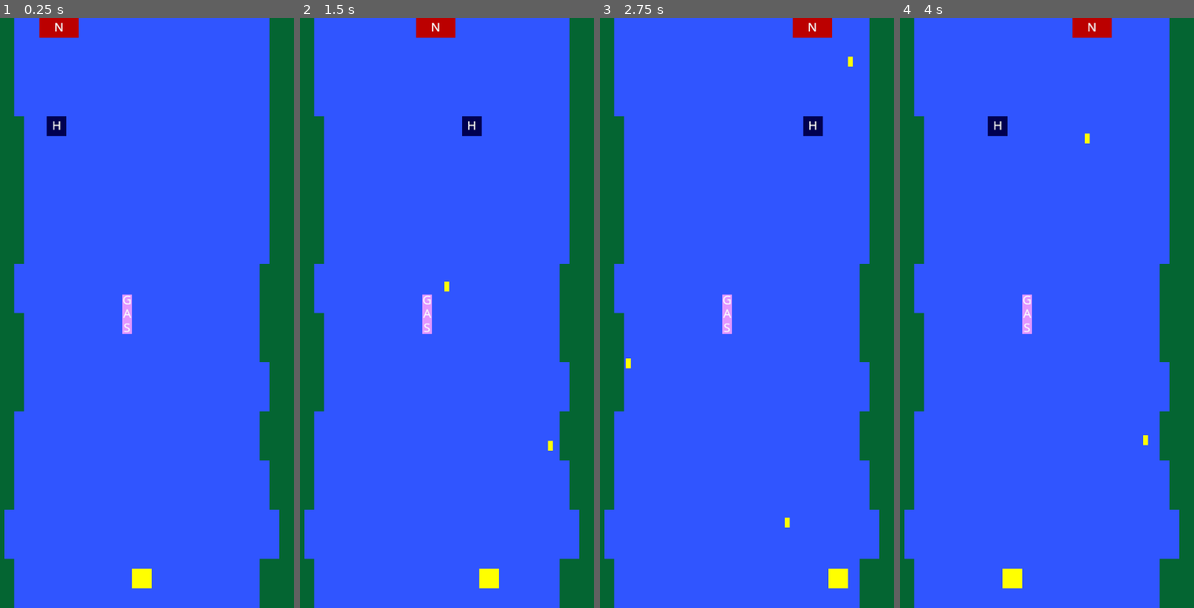
Above: before the commit, frames 1-4 (left to right).
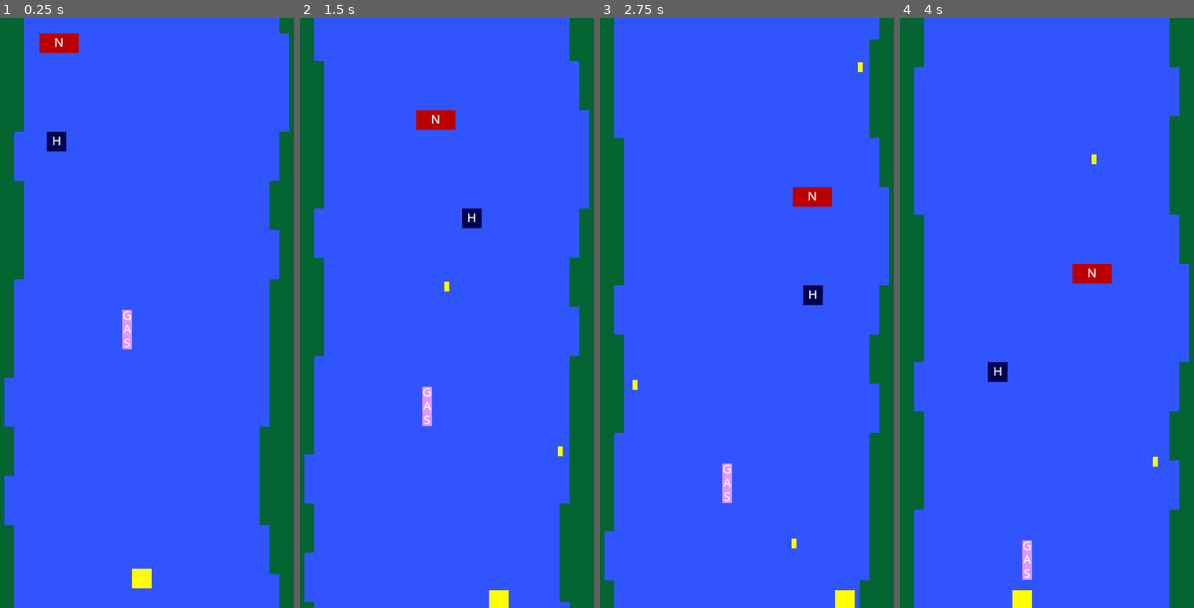
Above: after the commit, the same moments.

Repository: marcelociacco-utfpr/river-raid-duploverso
Game: Godot game, scene res://scenes/game.tscn
Same seed, same stepped clock (60 frames per second), same inputs: the game is played once before the commit and once after it.
Inputs:
- Up to frame 1 (0.25 s): no input
- Up to frame 2 (1.5 s): hold Right (move_right) 0.53-1.28 s; hold Space (fire) 0.53-1.28 s; hold Left (move_left) from 1.28 s (still down); tap Space (fire) at 1.35 s
- Up to frame 3 (2.75 s): release Left (move_left) at 2.03 s; hold Right (move_right) from 2.03 s (still down); hold Space (fire) from 2.03 s (still down)
- Up to frame 4 (4 s): release Space (fire) at 2.78 s; tap Space (fire) at 2.85 s; release Right (move_right) at 3.53 s; hold Left (move_left) from 3.53 s (still down); hold Space (fire) from 3.53 s (still down)

The runs differ from the first frame. In frame 1, 7.2% of the frame differs, in the area x 1-99%, y 0-100%; in frame 2, 7.9%; in frame 3, 6.7%; in frame 4, 8.5%.

Commit message:
codigo geracao rio refeito; geracao de novos blocos; inimigos movimentando e descendo com o rio

Diff:
--- a/riverraidduploverso/scenes/world_blue.tscn
+++ b/riverraidduploverso/scenes/world_blue.tscn
@@ -1,5 +1,6 @@
-[gd_scene load_steps=8 format=3 uid="uid://vl13s1f2kutl"]
+[gd_scene load_steps=9 format=3 uid="uid://vl13s1f2kutl"]
 
+[ext_resource type="Script" uid="uid://t66m5itc7qyj" path="res://scripts/world_blue.gd" id="1_6yat8"]
 [ext_resource type="Texture2D" uid="uid://c3k5mt3kerjvs" path="res://assets/tilemap.png" id="1_ndof5"]
 [ext_resource type="Script" uid="uid://3hjrariwsv03" path="res://scripts/blue_river.gd" id="2_w6hmi"]
 [ext_resource type="PackedScene" uid="uid://6l7s4syfy548" path="res://scenes/ship.tscn" id="3_8fvf6"]
@@ -17,6 +18,7 @@
 sources/0 = SubResource("TileSetAtlasSource_hrxnh")
 
 [node name="WorldBlue" type="Node2D"]
+script = ExtResource("1_6yat8")
 
 [node name="ColorRect" type="ColorRect" parent="."]
 anchors_preset = 15
@@ -32,8 +34,10 @@
 tile_set = SubResource("TileSet_tarcr")
 script = ExtResource("2_w6hmi")
 
-[node name="Ship" parent="." instance=ExtResource("3_8fvf6")]
+[node name="Enemies" type="Node2D" parent="."]
 
-[node name="Chopper" parent="." instance=ExtResource("4_nw66d")]
+[node name="Ship" parent="Enemies" instance=ExtResource("3_8fvf6")]
+
+[node name="Chopper" parent="Enemies" instance=ExtResource("4_nw66d")]
 
 [node name="GAS" parent="." instance=ExtResource("5_w6hmi")]
--- a/riverraidduploverso/scripts/blue_river.gd
+++ b/riverraidduploverso/scripts/blue_river.gd
@@ -2,6 +2,8 @@
 
 const TILE := 16
 const BLOCKS := 5
+#const SPEED := 60
+#var offset := 0.0
 
 var map_width := 544
 var map_height := 960
@@ -13,45 +15,66 @@
 
 var blocks : Array[Vector2i] = []
 
+var visible_blocks : int
+var extra_blocks : int
+var total_blocks : int
+
 func _ready() -> void:
 	rnd.randomize()
 	rows = map_height / TILE
 	cols = map_width / TILE
 
+	visible_blocks = rows / BLOCKS
+	extra_blocks = 3
+	total_blocks = visible_blocks + extra_blocks
+
+	#offset = -(((total_blocks * BLOCKS) - rows) * TILE)
+	#position.y = 0
+
 	generate_blocks()
 	paint_from_blocks()
 
+'func _process(delta: float) -> void:
+	offset += SPEED * delta
+	position.y = offset'
+
 func generate_blocks() -> void:
 	blocks.clear()
-
-	var visible_blocks := rows / BLOCKS
-	var extra_blocks := 3
-	var total_blocks := visible_blocks + extra_blocks
 
 	var ml := rnd.randi_range(2, 5)
 	var mr := rnd.randi_range(2, 5)
 
 	for i in range(total_blocks):
+
 		blocks.append(Vector2i(ml, mr))
 		ml = clamp(ml + rnd.randi_range(-1, 1), 2, 5)
-		mr = clamp(ml + rnd.randi_range(-1, 1), 2, 5)
+		mr = clamp(mr + rnd.randi_range(-1, 1), 2, 5)
 
 func paint_from_blocks() -> void:
 
 	clear()
 
-	for index in range(blocks.size()):
+	var index := -1
 
-		var ml := blocks[index].x
-		var mr := blocks[index].y
+	for y in range(total_blocks * BLOCKS):
+		if y % 5 == 0:
+			index += 1
 
-		for i in range(BLOCKS):
-			var y := index * BLOCKS + i
+		var ml: int = blocks[index].x
+		var mr: int = blocks[index].y
 
-			if y >= rows:
-				return
+		for x in range(0, ml):
+			set_cell(Vector2i(x, y), 0, Vector2i(0, 1))
+		for x in range(cols - mr, cols):
+			set_cell(Vector2i(x, y), 0, Vector2i(0, 1))
 
-			for x in range(0, ml):
-				set_cell(Vector2i(x, y), 0, Vector2i(0, 1))
-			for x in range(cols - mr, cols):
-				set_cell(Vector2i(x, y), 0, Vector2i(0, 1))
+func shift_and_generate_new_block() -> void:
+
+	blocks.pop_back()
+
+	var ml = clamp(blocks.front().x + rnd.randi_range(-1,1), 2, 5)
+	var mr = clamp(blocks.front().y + rnd.randi_range(-1,1), 2, 5)
+
+	blocks.push_front(Vector2i(ml, mr))
+
+	paint_from_blocks()
--- a/riverraidduploverso/scripts/chopper.gd
+++ b/riverraidduploverso/scripts/chopper.gd
@@ -2,21 +2,23 @@
 
 # ainda não fiz balanceamento da velocidade final do navio
 const SPEED := 150.0
+const TILE := 16
 var direction := 1
 var screen : Vector2
 
 func _ready() -> void:
 	screen = get_viewport_rect().size
-	position.x = 16*5
-	position.y = 16*10
+	position.x = TILE*5
+	position.y = TILE*10
 
 func _physics_process(delta: float) -> void:
 	position.x += direction * SPEED * delta
+	position.y += get_parent().get_parent().SPEED * delta
 
 	# bate nas margens e volta
-	if position.x <= 16*5:
-		position.x = 16*5
+	if position.x <= TILE*5:
+		position.x = TILE*5
 		direction = 1
-	elif position.x >= screen.x-32 - 16*5:
-		position.x = screen.x-32 - 16*5
+	elif position.x >= screen.x-32 - TILE*5:
+		position.x = screen.x-32 - TILE*5
 		direction = -1
--- a/riverraidduploverso/scripts/gas.gd
+++ b/riverraidduploverso/scripts/gas.gd
@@ -3,3 +3,6 @@
 func _ready() -> void:
 	position.x = 240
 	position.y = 450
+
+func _physics_process(delta: float) -> void:
+	position.y += get_parent().SPEED * delta
--- a/riverraidduploverso/scripts/ship.gd
+++ b/riverraidduploverso/scripts/ship.gd
@@ -2,20 +2,22 @@
 
 # ainda não fiz balanceamento da velocidade final do navio
 const SPEED := 100.0
+const TILE := 16
 var direction := 1
 var screen : Vector2
 
 func _ready() -> void:
 	screen = get_viewport_rect().size
-	position.x = 16*5
+	position.x = TILE*5
 
 func _physics_process(delta: float) -> void:
 	position.x += direction * SPEED * delta
+	position.y += get_parent().get_parent().SPEED * delta
 
 	# bate nas margens e volta
-	if position.x <= 16*5:
-		position.x = 16*5
+	if position.x <= TILE*5:
+		position.x = TILE*5
 		direction = 1
-	elif position.x >= screen.x-64 - 16*5:
-		position.x = screen.x-64 - 16*5
+	elif position.x >= screen.x-64 - TILE*5:
+		position.x = screen.x-64 - TILE*5
 		direction = -1
--- /dev/null
+++ b/riverraidduploverso/scripts/world_blue.gd
@@ -0,0 +1,21 @@
+extends Node2D
+
+const SPEED := 100
+var offset := -240.0
+var scroll := 0.0
+
+@onready var river := $River
+
+func _ready():
+	river.position.y = offset
+
+func _process(delta):
+	offset += SPEED * delta
+	scroll += SPEED * delta
+
+	if scroll >= 80:
+		scroll -= 80
+		offset -= 80
+		river.shift_and_generate_new_block()
+
+	river.position.y = offset
Not shown, added: riverraidduploverso/scripts/world_blue.gd.uid
Not shown, added: Doc/Quadro_Kanban_1.pdf
Not shown, added: Doc/Quadro_Kanban_2.pdf
Not shown, added: Doc/Quadro_Kanban_4.pdf
